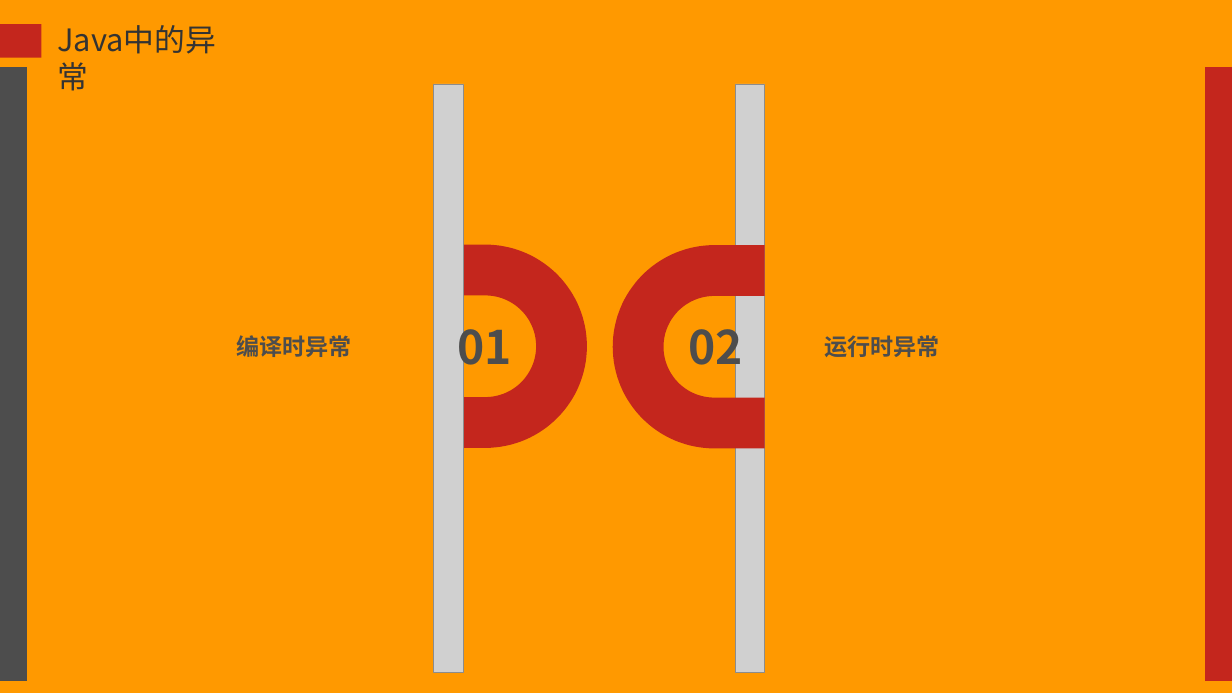
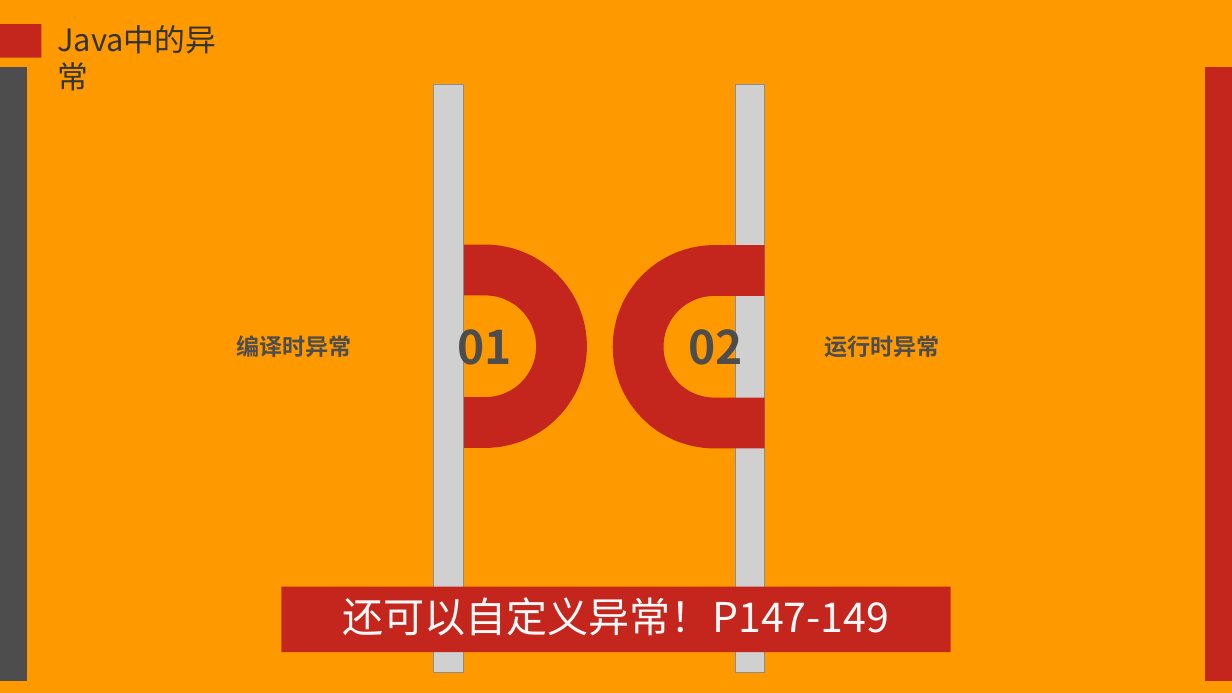
Before and after one commit to kevinjoyce/JavaCourseWare, a slide deck: slide 12 of PPT/每次课PPT/04 面向对象（下）-2.pptx. Drawn at 1232x693 pixels with LibreOffice and Linux fonts; fonts in the diff are those of the drawing; grey boxes stand for pictures; background and template pictures are left out. Boxes give left, top, right and bottom in pixels: in the first picture for what was removed or moved away, otherwise in the second. Text is boxed around its words. In the diff, an @@ line names an element or a change of style, - is before the commit and + after.

```diff
--- a/PPT/每次课PPT/04 面向对象（下）-2.pptx
+++ b/PPT/每次课PPT/04 面向对象（下）-2.pptx
@@ rectangle added at (282,586,950,652), fill #C4261D, 32 pt, text #F8F8F8 @@
+还可以自定义异常！P147-149
```
Also in this commit, not shown: 2 other files.
